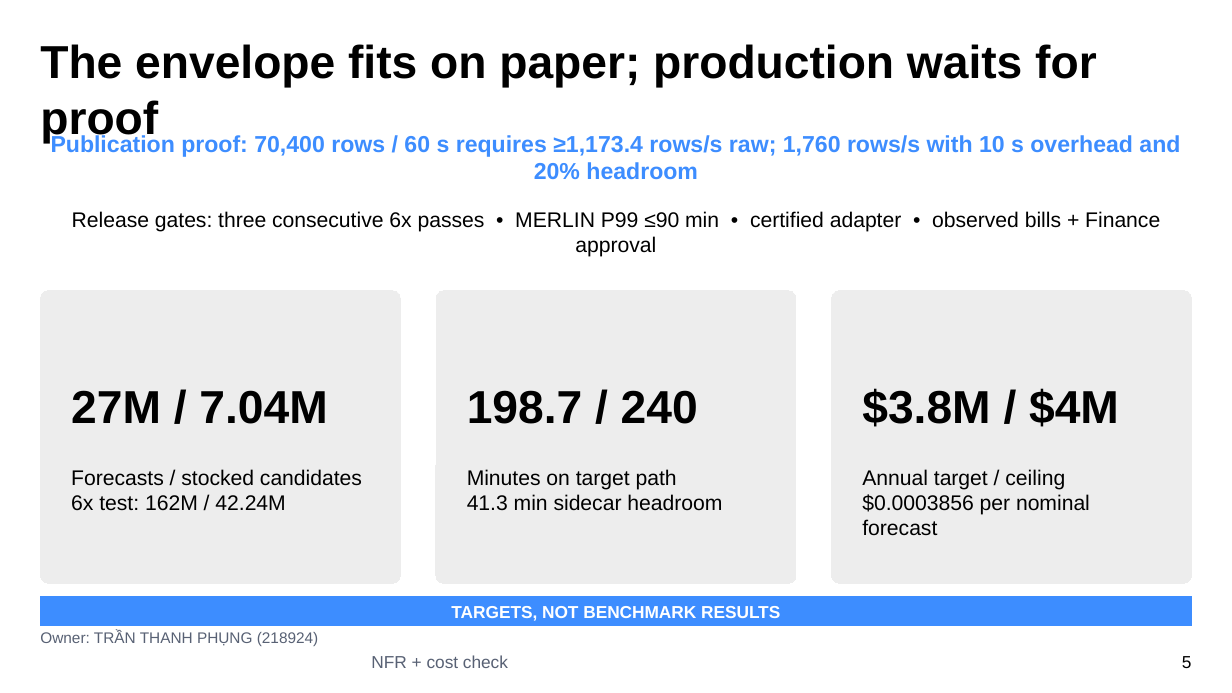
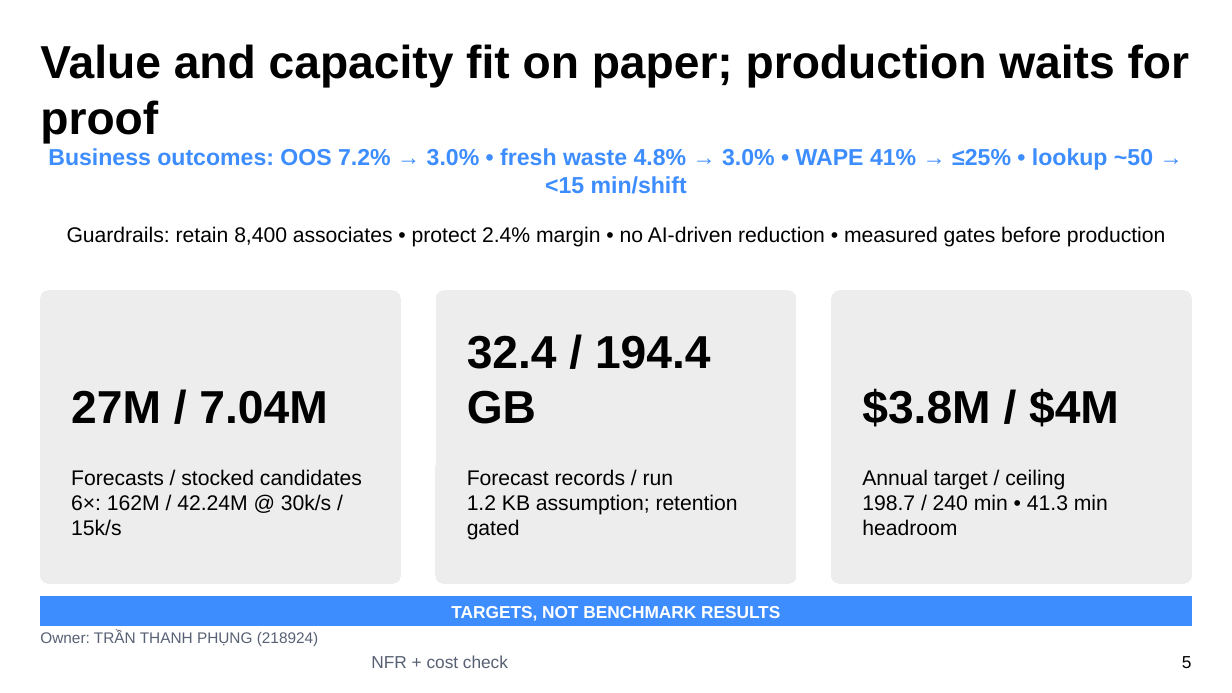
Before and after one commit to dtahoa/ai-architect-program-workshop, a slide deck: slide 5 of output/slides/Group4_VariantB_End_to_End_AI_System_Design.pptx. Drawn at 1232x693 pixels with LibreOffice and Linux fonts; fonts in the diff are those of the drawing. Boxes give left, top, right and bottom in pixels: in the first picture for what was removed or moved away, otherwise in the second. Text is boxed around its words. In the diff, an @@ line names an element or a change of style, - is before the commit and + after.

```diff
--- a/output/slides/Group4_VariantB_End_to_End_AI_System_Design.pptx
+++ b/output/slides/Group4_VariantB_End_to_End_AI_System_Design.pptx
@@ text at (40,44,1190,144): text changed @@
-The envelope fits on paper; production waits for proof
+Value and capacity fit on paper; production waits for proof
@@ text at (48,148,1153,194): text changed @@
-Publication proof: 70,400 rows / 60 s requires ≥1,173.4 rows/s raw; 1,760 rows/s with 10 s overhead and 20% headroom
+Business outcomes: OOS 7.2% → 3.0% • fresh waste 4.8% → 3.0% • WAPE 41% → ≤25% • lookup ~50 → <15 min/shift
@@ text at (67,226,1166,247): text changed @@
-Release gates: three consecutive 6x passes • MERLIN P99 ≤90 min • certified adapter • observed bills + Finance approval
+Guardrails: retain 8,400 associates • protect 2.4% margin • no AI-driven reduction • measured gates before production
@@ text at (467,335,711,424): text changed @@
-198.7 / 240
+32.4 / 194.4 GB
@@ text at (71,469,362,536): text changed @@
-Forecasts / stocked candidates
-6x test: 162M / 42.24M
+Forecasts / stocked candidates
+6×: 162M / 42.24M @ 30k/s / 15k/s
@@ text at (467,469,738,540): text changed @@
-Minutes on target path
-41.3 min sidecar headroom
+Forecast records / run
+1.2 KB assumption; retention gated
@@ text at (862,469,1108,536): text changed @@
-Annual target / ceiling
-$0.0003856 per nominal forecast
+Annual target / ceiling
+198.7 / 240 min • 41.3 min headroom
```
Also in this commit, not shown: 4 other slides changed, 28 other files.
